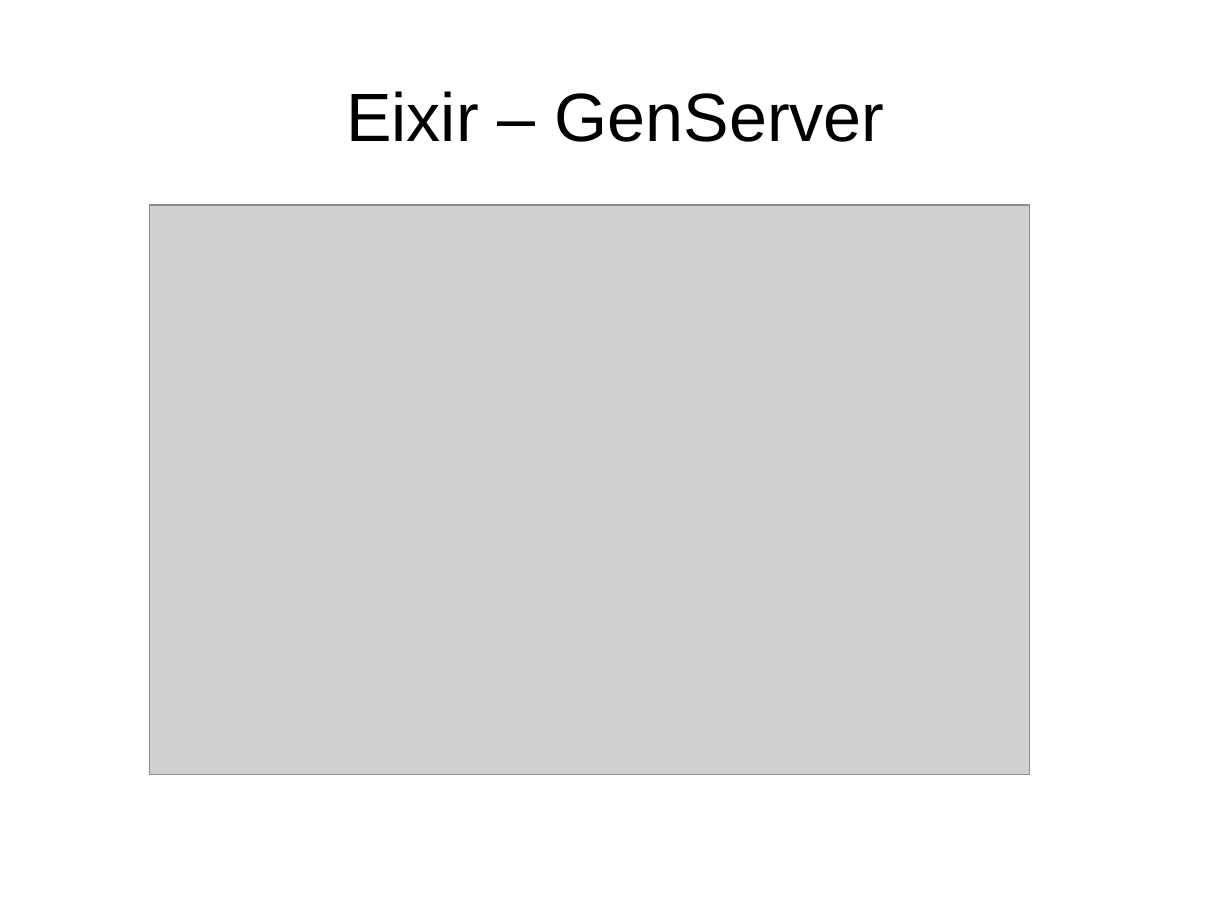
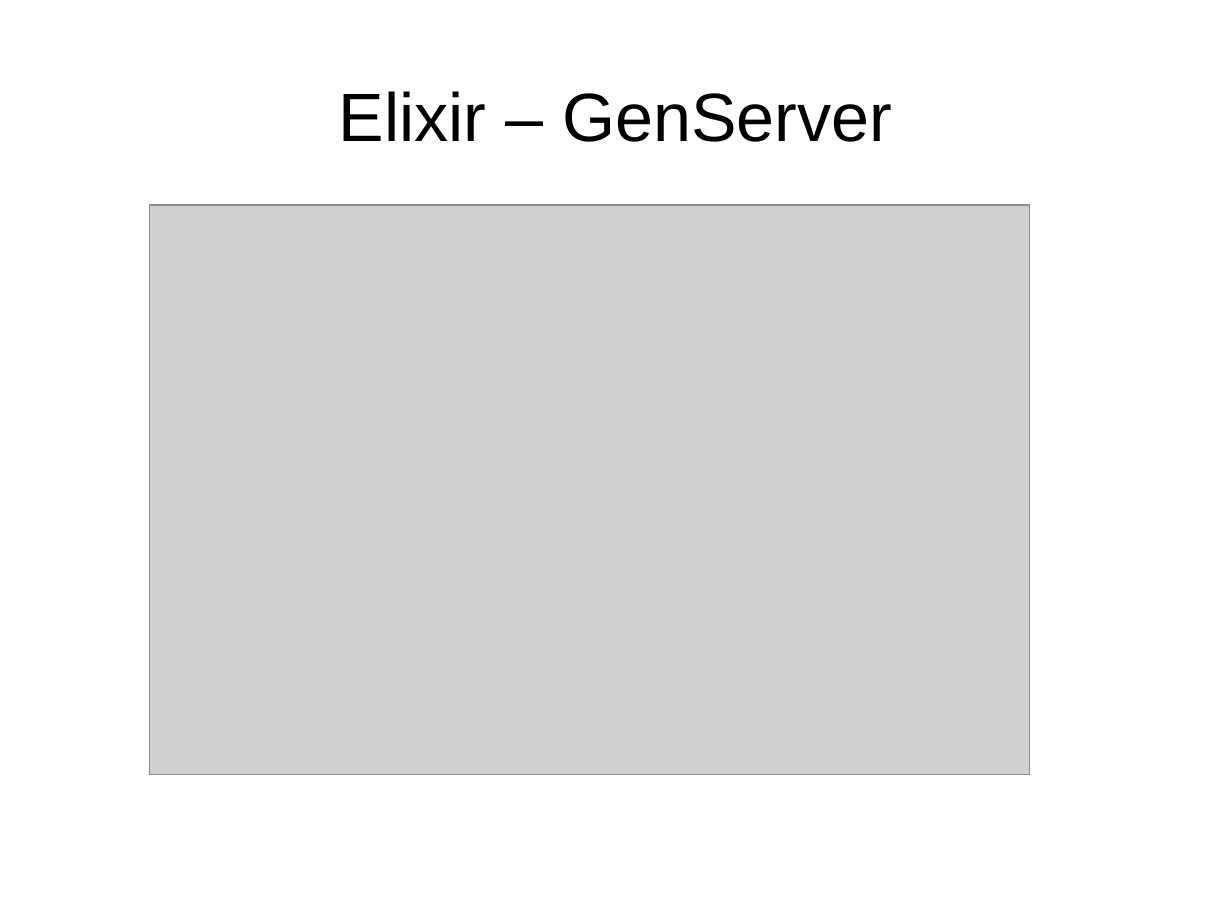
Before and after one commit to ramortegui/talks, a slide deck: slide 22 of elixir-otp-basics.odp. Drawn at 1232x924 pixels with LibreOffice and Linux fonts; fonts in the diff are those of the drawing; grey boxes stand for pictures. Boxes give left, top, right and bottom in pixels: in the first picture for what was removed or moved away, otherwise in the second. Text is boxed around its words. In the diff, an @@ line names an element or a change of style, - is before the commit and + after.

Commit message:
Fix typo on title.

```diff
--- a/elixir-otp-basics.odp
+++ b/elixir-otp-basics.odp
@@ title at bbox=[339, 91, 892, 142]: text changed @@
-Eixir – GenServer
+Elixir – GenServer
```
Also in this commit, not shown: 22 other slides changed.
